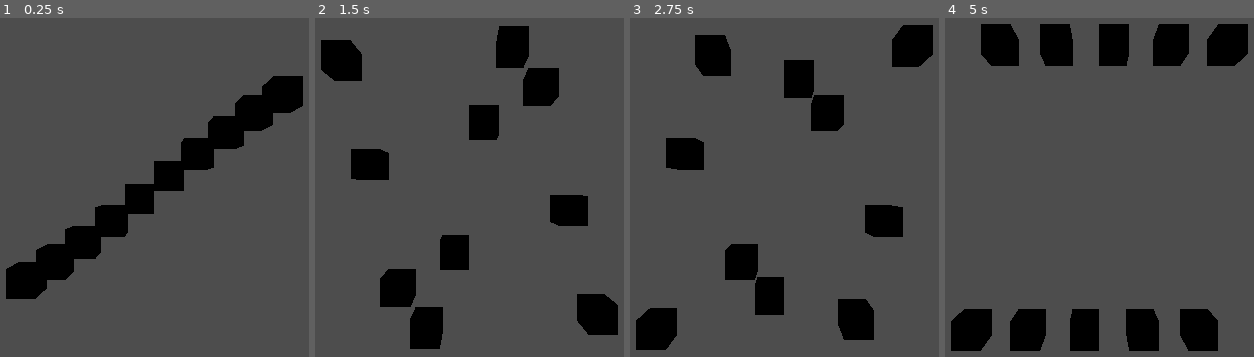
Above: before the commit, frames 1-4 (left to right).
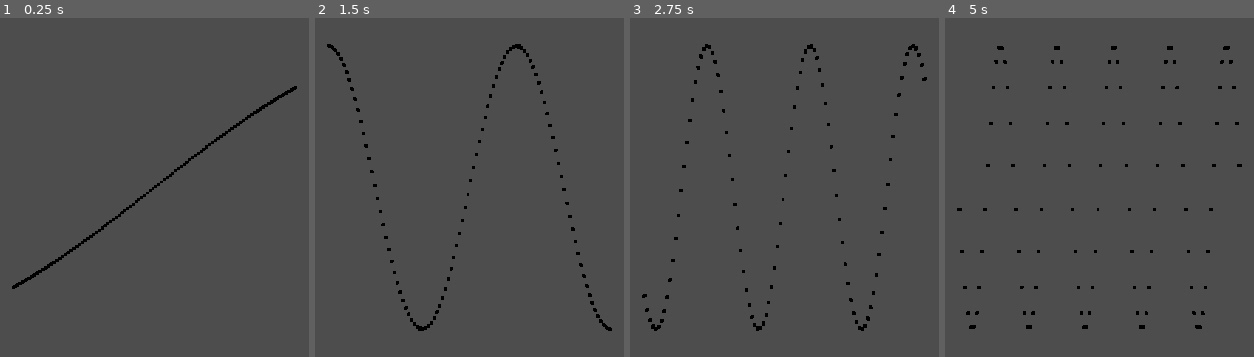
Above: after the commit, the same moments.

Repository: LoganTylerPatterson/GodotMadHouse
Game: Godot game, scene res://node_3d.tscn
Two runs of this game, one before a commit and one after it. Both use one fixed random seed, a clock stepped at 60 frames per second and the inputs below.
Inputs:
- Up to frame 1 (0.25 s): no input
- Up to frame 2 (1.5 s): no input
- Up to frame 3 (2.75 s): no input
- Up to frame 4 (5 s): no input

The runs differ from the first frame. In frame 1, 9.3% of the frame differs, in the area x 1-99%, y 17-83%; in frame 2, 12%; in frame 3, 12%; in frame 4, 13%, in the area x 1-99%, y 1-99%.

Commit message:
graph-not-resolution...

Diff:
--- a/actual_graph/graph.gd
+++ b/actual_graph/graph.gd
@@ -1,7 +1,7 @@
 extends Node3D
 
 @export var point_prefab: PackedScene
-@export var resolution = 10
+@export var resolution = 100
 
 var points = []
 
